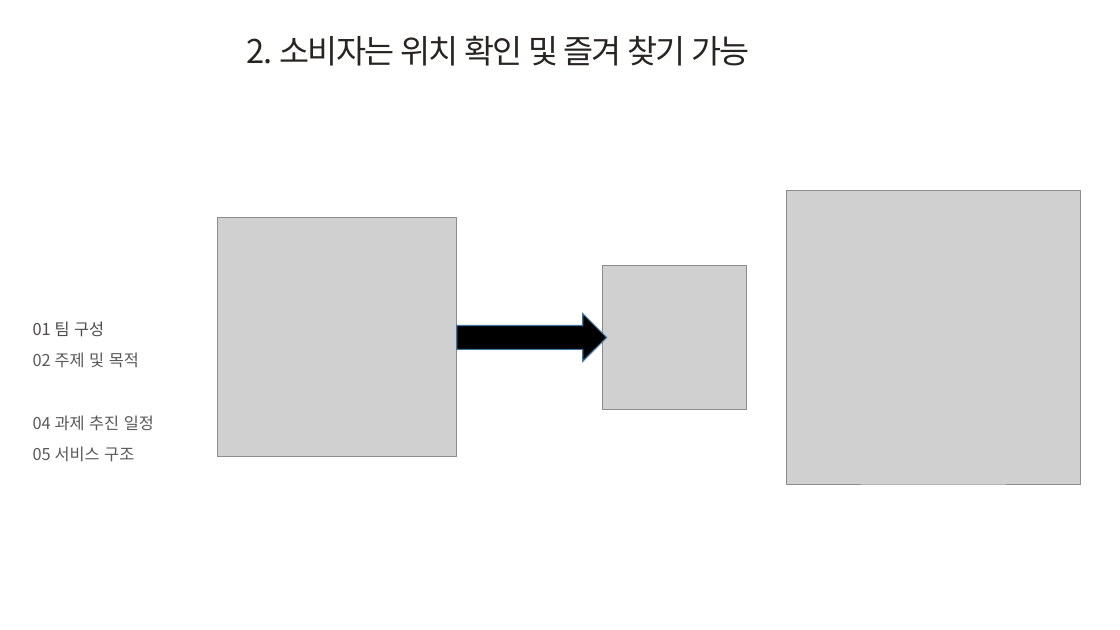
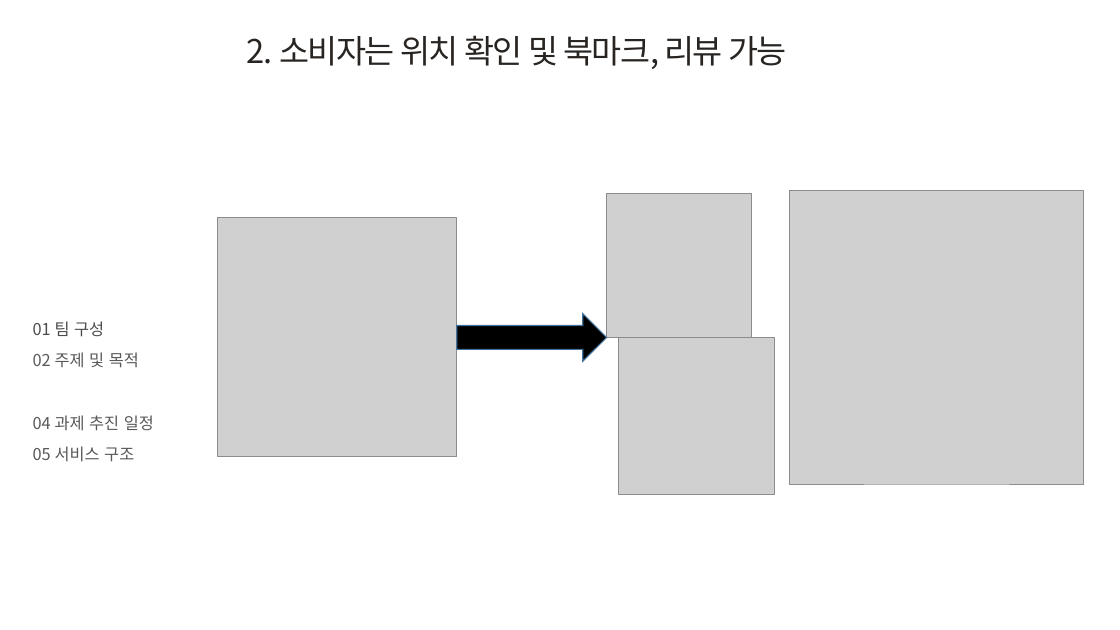
Before and after one commit to KIMTHE/KNU-MAP1-20212-Team01, a slide deck: slide 8 of document/Project_proposal_1조.pptx. Drawn at 1120x630 pixels with LibreOffice and Linux fonts; fonts in the diff are those of the drawing; grey boxes stand for pictures; background and template pictures are left out. Boxes give left, top, right and bottom in pixels: in the first picture for what was removed or moved away, otherwise in the second. Text is boxed around its words. In the diff, an @@ line names an element or a change of style, - is before the commit and + after.

```diff
--- a/document/Project_proposal_1조.pptx
+++ b/document/Project_proposal_1조.pptx
@@ text at (x1=247, y1=35, x2=787, y2=69): text changed @@
-2. 소비자는 위치 확인 및 즐겨 찾기 가능
+2. 소비자는 위치 확인 및 북마크, 리뷰 가능
@@ picture moved from (x1=602, y1=266, x2=747, y2=410) to (x1=607, y1=193, x2=751, y2=338) @@
@@ picture added at (x1=618, y1=338, x2=775, y2=494) @@
```
Also in this commit, not shown: 6 other slides changed, 1 other file.
